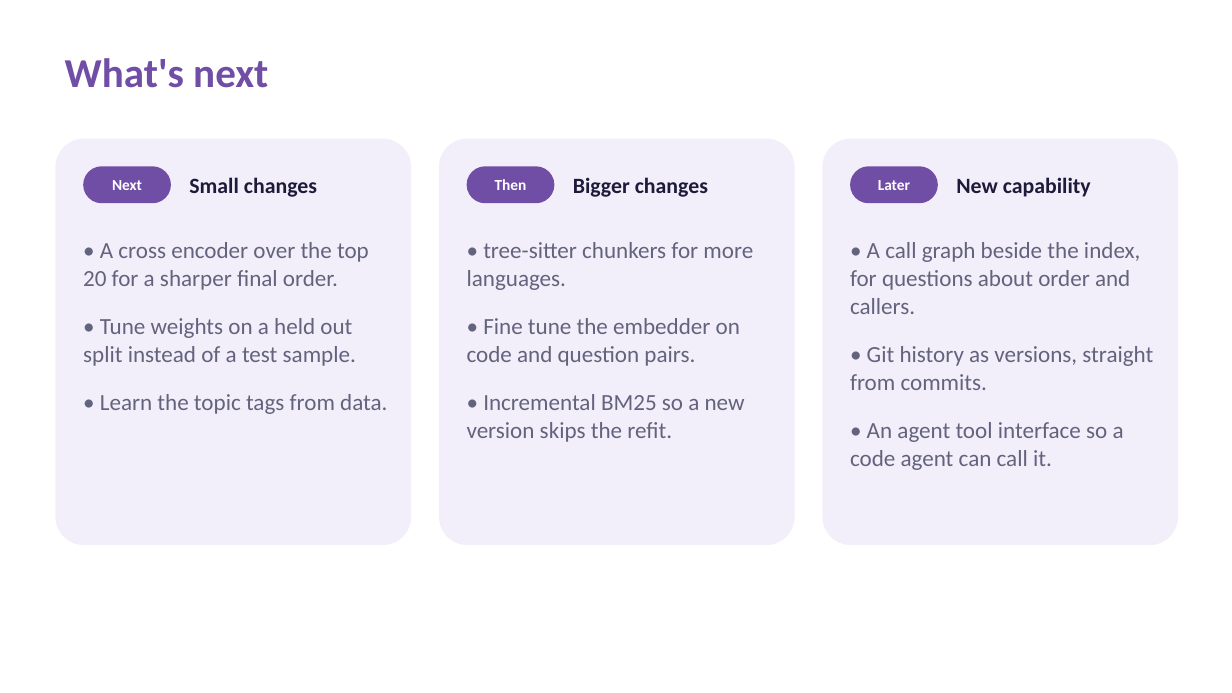
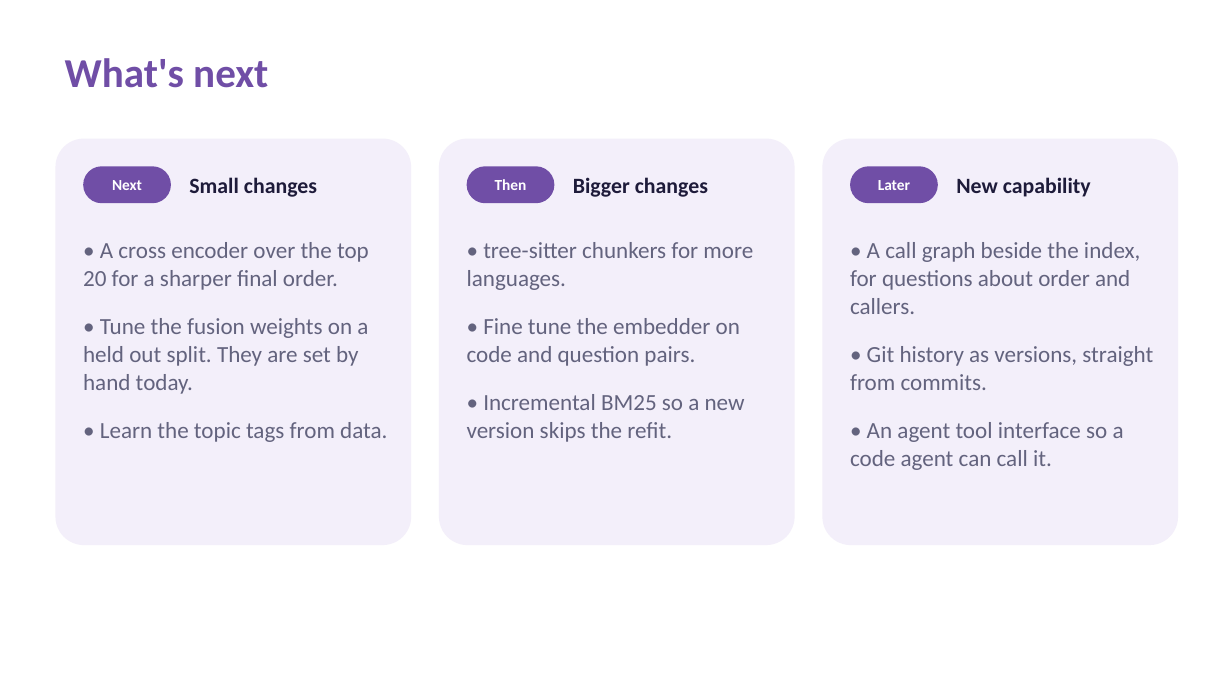
Before and after one commit to pj4real/prism-code-retrieval, a slide deck: slide 9 of submission/VITV_TeamName_Submission.pptx. Drawn at 1232x693 pixels with LibreOffice and Linux fonts; fonts in the diff are those of the drawing. Boxes give left, top, right and bottom in pixels: in the first picture for what was removed or moved away, otherwise in the second. Text is boxed around its words. In the diff, an @@ line names an element or a change of style, - is before the commit and + after.

```diff
--- a/submission/VITV_TeamName_Submission.pptx
+++ b/submission/VITV_TeamName_Submission.pptx
@@ text at (83, 318, 368, 394): text changed @@
-• Tune weights on a held out split instead of a test sample.
+• Tune the fusion weights on a held out split. They are set by hand today.
```
Also in this commit, not shown: 7 other slides changed, 9 other files.
